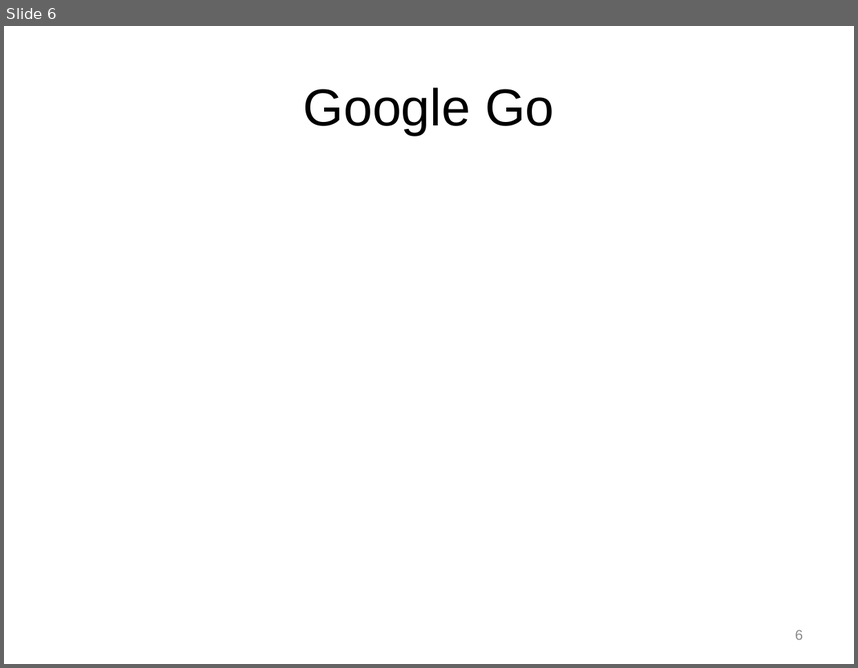
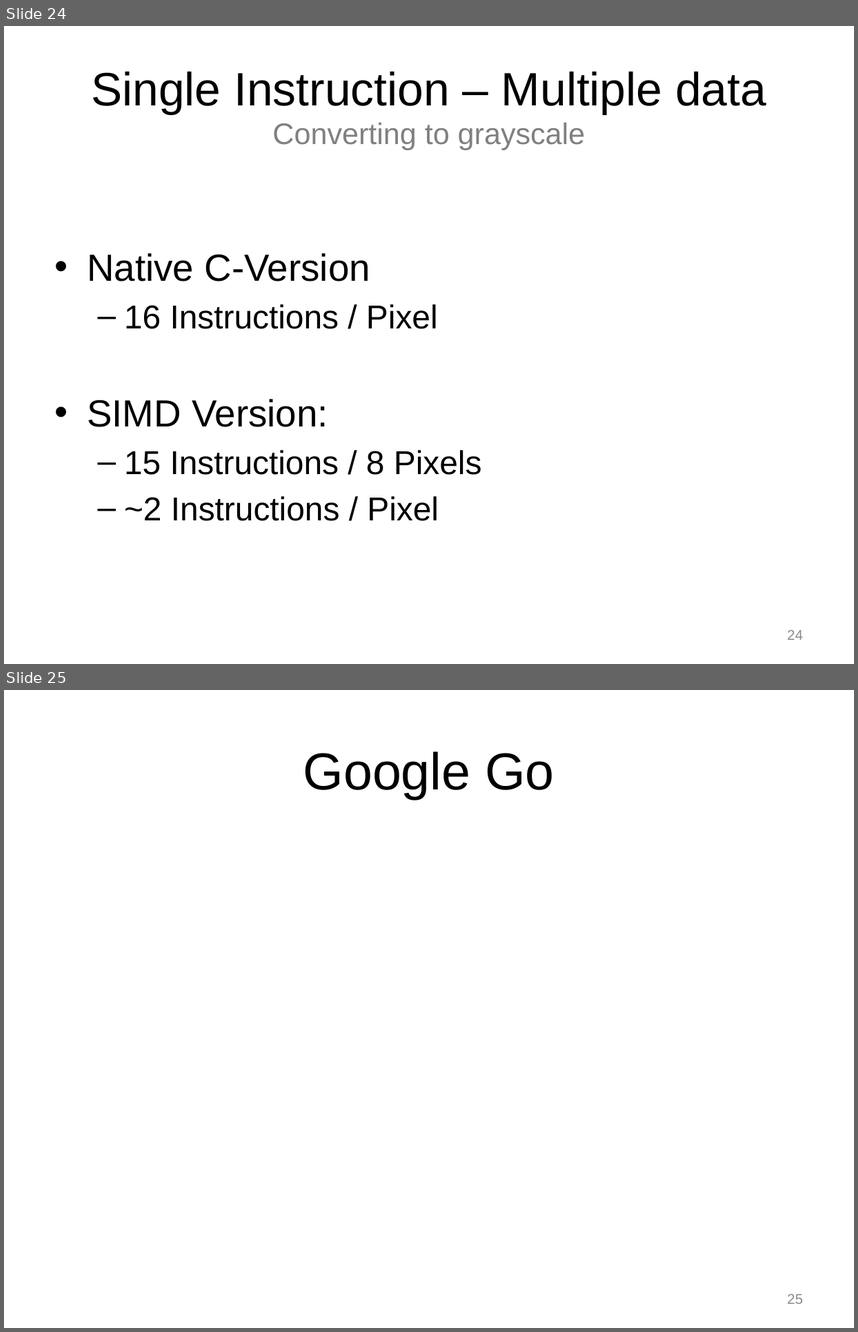
Before and after one commit to Jule/aw1, a slide deck: Praese/Presentation1.pptx. Shown one above the other, each under a label of ours: slide 6 before the commit, slides 24 and 25 after it. The pictures are 858x668 and 858x1332 pixels, drawn with LibreOffice and Linux fonts; fonts in the diff are those of the drawing; background and template pictures are left out. Boxes give left, top, right and bottom in pixels: in the first picture for what was removed or moved away, otherwise in the second. Text is boxed around its words. In the diff, an @@ line names an element or a change of style, - is before the commit and + after.

Commit message:
SIMD part almost done

```diff
--- a/Praese/Presentation1.pptx
+++ b/Praese/Presentation1.pptx
@@ slide 24 added at (4,26,854,664), background picture (left out) @@
@@ title added at (91,72,766,150), 39.6 pt, text #000000 @@
+Single Instruction – Multiple data
+Converting to grayscale
@@ text added at (87,253,482,521), 28 pt, text #000000 @@
+• Native C-Version
+  – 16 Instructions / Pixel
+• SIMD Version:
+  – 15 Instructions / 8 Pixels
+  – ~2 Instructions / Pixel
@@ page number added at (787,630,803,639), 12 pt, text #8C8C8C @@
+24
@@ what was slide 6 is now slide 25 @@
@@ page number at (787,1294,803,1303): text changed @@
-6
+25
```
Also in this commit, not shown: 1 slide changed, 20 other slides added, 2 slides removed.
